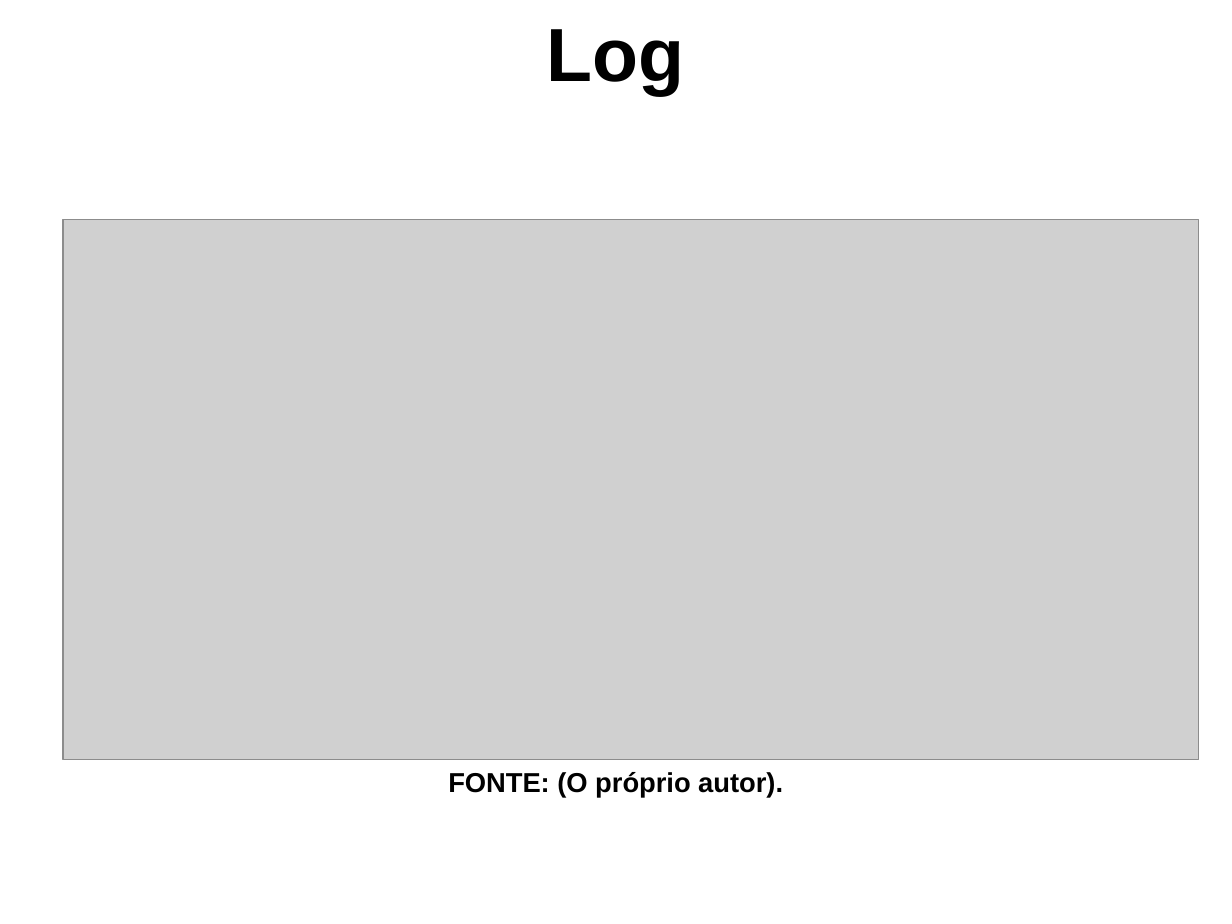
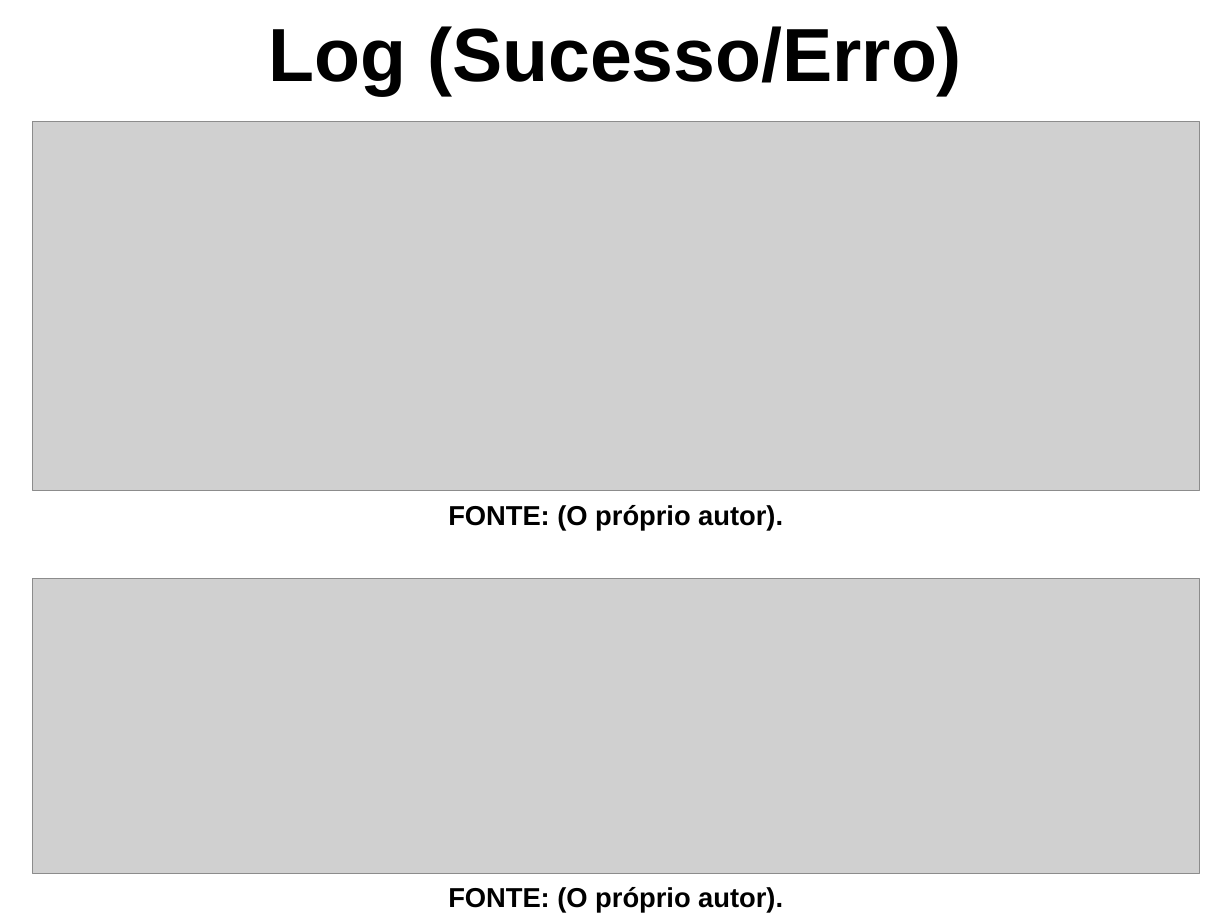
Before and after one commit to GabrielPRDF/TCC_Interpretador, a slide deck: slide 13 of Documentos/ApresentacaoTCC.ppt (slide 11 before the commit). Drawn at 1232x924 pixels with LibreOffice and Linux fonts; fonts in the diff are those of the drawing; grey boxes stand for pictures; background and template pictures are left out. Boxes give left, top, right and bottom in pixels: in the first picture for what was removed or moved away, otherwise in the second. Text is boxed around its words. In the diff, an @@ line names an element or a change of style, - is before the commit and + after.

```diff
--- a/Documentos/ApresentacaoTCC.ppt
+++ b/Documentos/ApresentacaoTCC.ppt
@@ text at box(268, 26, 962, 95): text changed @@
-Log
+Log (Sucesso/Erro)
@@ picture: place and size @@
-picture at box(63, 219, 1199, 759)
+picture at box(32, 122, 1200, 490)
@@ text added at box(448, 505, 783, 531), 16 pt, text #000000, bold @@
+FONTE: (O próprio autor).
@@ picture added at box(32, 578, 1200, 873) @@
@@ text "FONTE: (O próprio autor).": place and size @@
-text "FONTE: (O próprio autor)." at box(448, 772, 783, 798)
+text "FONTE: (O próprio autor)." at box(448, 887, 783, 912)
```
Also in this commit, not shown: 7 other slides changed, 2 slides added, 10 other files.
